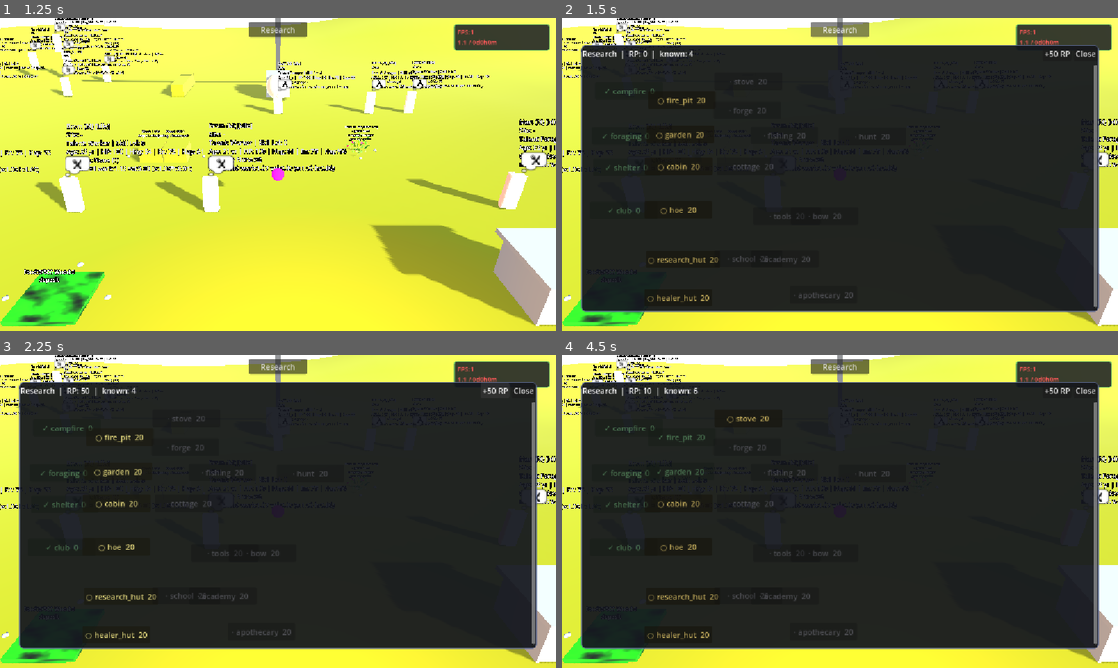
Above: before the commit, frames 1-4 (two rows, left to right).
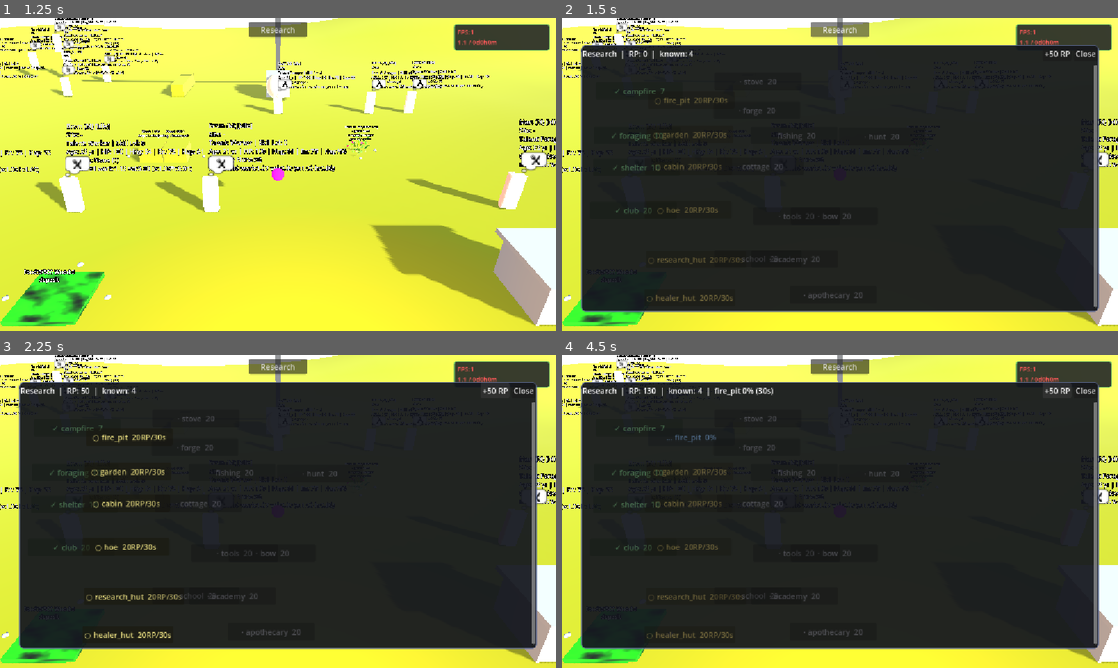
Above: after the commit, the same moments.

Repository: snowydad/Tribe
Game: Godot game, scene res://src/main/main.tscn
Two runs of this game, one before a commit and one after it. Both use one fixed random seed, a clock stepped at 60 frames per second and the inputs below. The project has no main scene, so this scene is started directly.
Inputs (mouse positions are in pixels of both pictures, inside the frame that each line leads up to):
- Up to frame 1 (1.25 s): tap Enter at 0.5 s; move the mouse to (400, 158) at 0.52 s; hold D from 0.53 s (still down); tap 0 at 0.6 s; click (400, 158) at 0.67 s
- Up to frame 2 (1.5 s): release D at 1.25 s; click "Research" at 1.25 s
- Up to frame 3 (2.25 s): click "+50 RP" at 2 s
- Up to frame 4 (4.5 s): click (684, 436) at 2.75 s, where only the run before the commit has a clickable "○ fire_pit 20"; click "○ garden 20" (after the commit: "+50 RP") at 3.5 s; click "○ cabin 20" (after the commit: "+50 RP") at 4.25 s

Frame 1 is identical in both runs. In frame 2, 1.5% of the frame differs, in the area x 7-61%, y 19-91%; in frame 3, 1.5%; in frame 4, 1.8%, in the area x 7-61%, y 10-91%.

Commit message:
Tech updated

Diff:
--- a/assets/data/tech_tree.json
+++ b/assets/data/tech_tree.json
@@ -1,181 +1,201 @@
 {
   "campfire": {
-	"category": "fire",
-	"research_cost": 0,
-	"pos_x": 70,
-	"pos_y": -274,
-	"prerequisites": []
+    "category": "fire",
+    "research_cost": 7,
+    "research_time": 21,
+    "pos_x": 74,
+    "pos_y": -274,
+    "prerequisites": []
   },
   "foraging": {
-	"category": "food",
-	"research_cost": 0,
-	"pos_x": 36,
-	"pos_y": 150,
-	"prerequisites": []
+    "category": "food",
+    "research_cost": 10,
+    "research_time": 30,
+    "pos_x": 56,
+    "pos_y": 147,
+    "prerequisites": []
   },
   "fire_pit": {
-	"category": "fire",
-	"research_cost": 20,
-	"pos_x": 564,
-	"pos_y": -185,
-	"prerequisites": [
-	  "campfire",
+    "category": "fire",
+    "research_cost": 20,
+    "research_time": 30,
+    "pos_x": 564,
+    "pos_y": -185,
+    "prerequisites": [
+      "campfire",
       "foraging"
-	]
+    ]
   },
   "garden": {
-	"category": "food",
-	"research_cost": 20,
-	"pos_x": 549,
-	"pos_y": 138,
-	"prerequisites": [
+    "category": "food",
+    "research_cost": 20,
+    "research_time": 30,
+    "pos_x": 549,
+    "pos_y": 138,
+    "prerequisites": [
       "foraging"
-	]
+    ]
   },
   "shelter": {
-	"category": "housing",
-	"research_cost": 0,
-	"pos_x": 44,
-	"pos_y": 445,
-	"prerequisites": []
+    "category": "housing",
+    "research_cost": 10,
+    "research_time": 30,
+    "pos_x": 44,
+    "pos_y": 445,
+    "prerequisites": []
   },
   "cabin": {
-	"category": "housing",
-	"research_cost": 20,
-	"pos_x": 536,
-	"pos_y": 438,
-	"prerequisites": [
+    "category": "housing",
+    "research_cost": 20,
+    "research_time": 30,
+    "pos_x": 536,
+    "pos_y": 438,
+    "prerequisites": [
       "shelter"
-	]
+    ]
   },
   "club": {
-	"category": "craft",
-	"research_cost": 0,
-	"pos_x": 19,
-	"pos_y": 851,
-	"prerequisites": []
+    "category": "craft",
+    "research_cost": 20,
+    "research_time": 30,
+    "pos_x": 19,
+    "pos_y": 851,
+    "prerequisites": []
   },
   "research_hut": {
-	"category": "knowledge",
-	"research_cost": 20,
-	"pos_x": 545,
-	"pos_y": 1312,
-	"prerequisites": [
+    "category": "knowledge",
+    "research_cost": 20,
+    "research_time": 30,
+    "pos_x": 545,
+    "pos_y": 1312,
+    "prerequisites": [
       "shelter"
-	]
+    ]
   },
   "healer_hut": {
-	"category": "medicine",
-	"research_cost": 20,
-	"pos_x": 532,
-	"pos_y": 1672,
-	"prerequisites": [
+    "category": "medicine",
+    "research_cost": 20,
+    "research_time": 30,
+    "pos_x": 532,
+    "pos_y": 1672,
+    "prerequisites": [
       "shelter"
-	]
+    ]
   },
   "hoe": {
-	"category": "craft",
-	"research_cost": 20,
-	"pos_x": 534,
-	"pos_y": 843,
-	"prerequisites": [
+    "category": "craft",
+    "research_cost": 20,
+    "research_time": 30,
+    "pos_x": 534,
+    "pos_y": 843,
+    "prerequisites": [
       "club"
-	]
+    ]
   },
   "stove": {
-	"category": "fire",
-	"research_cost": 20,
-	"pos_x": 1192,
-	"pos_y": -364,
-	"prerequisites": [
+    "category": "fire",
+    "research_cost": 20,
+    "research_time": 30,
+    "pos_x": 1192,
+    "pos_y": -364,
+    "prerequisites": [
       "fire_pit"
-	]
+    ]
   },
   "forge": {
-	"category": "fire",
-	"research_cost": 20,
-	"pos_x": 1181,
-	"pos_y": -92,
-	"prerequisites": [
-	  "fire_pit",
+    "category": "fire",
+    "research_cost": 20,
+    "research_time": 30,
+    "pos_x": 1181,
+    "pos_y": -92,
+    "prerequisites": [
+      "fire_pit",
       "cabin"
-	]
+    ]
   },
   "cottage": {
-	"category": "housing",
-	"research_cost": 20,
-	"pos_x": 1216,
-	"pos_y": 436,
-	"prerequisites": [
+    "category": "housing",
+    "research_cost": 20,
+    "research_time": 30,
+    "pos_x": 1216,
+    "pos_y": 436,
+    "prerequisites": [
       "cabin"
-	]
+    ]
   },
   "school": {
-	"category": "knowledge",
-	"research_cost": 20,
-	"pos_x": 1192,
-	"pos_y": 1305,
-	"prerequisites": [
-	  "cabin",
+    "category": "knowledge",
+    "research_cost": 20,
+    "research_time": 30,
+    "pos_x": 1192,
+    "pos_y": 1305,
+    "prerequisites": [
+      "cabin",
       "research_hut"
-	]
+    ]
   },
   "apothecary": {
-	"category": "medicine",
-	"research_cost": 20,
-	"pos_x": 1900,
-	"pos_y": 1644,
-	"prerequisites": [
-	  "academy",
+    "category": "medicine",
+    "research_cost": 20,
+    "research_time": 30,
+    "pos_x": 1900,
+    "pos_y": 1644,
+    "prerequisites": [
+      "academy",
       "healer_hut"
-	]
+    ]
   },
   "academy": {
-	"category": "knowledge",
-	"research_cost": 20,
-	"pos_x": 1537,
-	"pos_y": 1309,
-	"prerequisites": [
+    "category": "knowledge",
+    "research_cost": 20,
+    "research_time": 30,
+    "pos_x": 1537,
+    "pos_y": 1309,
+    "prerequisites": [
       "school"
-	]
+    ]
   },
   "fishing": {
-	"category": "craft",
-	"research_cost": 20,
-	"pos_x": 1533,
-	"pos_y": 145,
-	"prerequisites": [
-	  "garden",
+    "category": "craft",
+    "research_cost": 20,
+    "research_time": 30,
+    "pos_x": 1533,
+    "pos_y": 145,
+    "prerequisites": [
+      "garden",
       "hoe"
-	]
+    ]
   },
   "tools": {
-	"category": "craft",
-	"research_cost": 20,
-	"pos_x": 1557,
-	"pos_y": 903,
-	"prerequisites": [
-	  "forge",
+    "category": "craft",
+    "research_cost": 20,
+    "research_time": 30,
+    "pos_x": 1557,
+    "pos_y": 903,
+    "prerequisites": [
+      "forge",
       "hoe"
-	]
+    ]
   },
   "bow": {
-	"category": "craft",
-	"research_cost": 20,
-	"pos_x": 1911,
-	"pos_y": 902,
-	"prerequisites": [
+    "category": "craft",
+    "research_cost": 20,
+    "research_time": 30,
+    "pos_x": 1911,
+    "pos_y": 902,
+    "prerequisites": [
       "tools"
-	]
+    ]
   },
   "hunt": {
-	"category": "food",
-	"research_cost": 20,
-	"pos_x": 2360,
-	"pos_y": 155,
-	"prerequisites": [
-	  "fishing",
+    "category": "food",
+    "research_cost": 20,
+    "research_time": 30,
+    "pos_x": 2360,
+    "pos_y": 155,
+    "prerequisites": [
+      "fishing",
       "bow"
-	]
+    ]
   }
 }
--- a/src/autoload/TechTree.gd
+++ b/src/autoload/TechTree.gd
@@ -1,30 +1,47 @@
 # ==============================================================================
-# TechTree.gd — runtime tech tree from assets/data/tech_tree.json
-# RP = Research Points (все персы вкладывают; пока 1 RP за полезную работу)
-# known = techs with empty prerequisites at start
-# ОБНОВЛЕНО: 2026-10-24 — KP → RP
+# TechTree.gd — runtime tech tree (assets/data/tech_tree.json)
+# RP + timed research: click starts → timer → known
+# research_time (sec) in JSON; fallback = research_cost
+# ОБНОВЛЕНО: 2026-10-25 — start_research + tick
 # ==============================================================================
 extends Node
 
 const DATA_PATH: String = "res://assets/data/tech_tree.json"
 
-## id -> { category, research_cost, pos_x, pos_y, prerequisites: Array }
+signal research_started(id: String)
+signal research_finished(id: String)
+signal research_progress(id: String, progress: float, duration: float)
+
+## id -> { category, research_cost, research_time, pos_x, pos_y, prerequisites }
 var _defs: Dictionary = {}
-
-## открытые технологии (id -> true)
 var _known: Dictionary = {}
 
-## Research Points (RP) — валюта research_cost
+## Research Points
 var research_points: float = 0.0
+
+## текущее исследование (одно)
+var researching_id: String = ""
+var research_elapsed: float = 0.0
+var research_duration: float = 0.0
 
 
 func _ready() -> void:
 	reload()
+
+
+func _process(delta: float) -> void:
+	if researching_id.is_empty():
+		return
+	research_elapsed += delta
+	research_progress.emit(researching_id, research_elapsed, research_duration)
+	if research_elapsed >= research_duration:
+		_complete_research()
 
 
 func reload() -> void:
 	_defs.clear()
 	_known.clear()
+	_cancel_research_state()
 	if not FileAccess.file_exists(DATA_PATH):
 		push_error("[TechTree] missing: %s" % DATA_PATH)
 		return
@@ -47,15 +64,21 @@
 		if pr is Array:
 			for p in pr:
 				prereq.append(str(p))
+		var cost: float = float(d.get("research_cost", 0))
+		# время: явное research_time, иначе research_cost как секунды
+		var rtime: float = float(d.get("research_time", cost))
+		if rtime <= 0.0:
+			rtime = maxf(cost, 1.0)
 		_defs[str(id)] = {
 			"category": str(d.get("category", "")),
-			"research_cost": float(d.get("research_cost", 0)),
+			"research_cost": cost,
+			"research_time": rtime,
 			"pos_x": float(d.get("pos_x", 0)),
 			"pos_y": float(d.get("pos_y", 0)),
 			"prerequisites": prereq,
 		}
 	_init_roots_known()
-	print("[TechTree] loaded %d techs, known roots: %s" % [_defs.size(), str(get_known_ids())])
+	print("[TechTree] loaded %d techs, known: %s" % [_defs.size(), str(get_known_ids())])
 
 
 func _init_roots_known() -> void:
@@ -65,6 +88,12 @@
 			_known[id] = true
 
 
+func _cancel_research_state() -> void:
+	researching_id = ""
+	research_elapsed = 0.0
+	research_duration = 0.0
+
+
 func has_def(id: String) -> bool:
 	return _defs.has(id)
 
@@ -94,10 +123,35 @@
 	return bool(_known.get(id, false))
 
 
+func is_researching(id: String = "") -> bool:
+	if id.is_empty():
+		return not researching_id.is_empty()
+	return researching_id == id
+
+
+func get_researching_id() -> String:
+	return researching_id
+
+
+## 0..1
+func get_research_progress01() -> float:
+	if researching_id.is_empty() or research_duration <= 0.0:
+		return 0.0
+	return clampf(research_elapsed / research_duration, 0.0, 1.0)
+
+
+func get_research_remaining() -> float:
+	if researching_id.is_empty():
+		return 0.0
+	return maxf(research_duration - research_elapsed, 0.0)
+
+
 func can_research(id: String) -> bool:
 	if not _defs.has(id):
 		return false
 	if is_known(id):
+		return false
+	if is_researching():  # занято другим
 		return false
 	var prereq: Array = _defs[id].get("prerequisites", [])
 	for p in prereq:
@@ -112,35 +166,68 @@
 	return research_points >= float(_defs[id].get("research_cost", 0))
 
 
-func can_unlock(id: String) -> bool:
+## prereq + RP + не идёт другое исследование
+func can_start(id: String) -> bool:
 	return can_research(id) and can_afford(id)
 
 
+## Запуск по клику: списать RP, тикать research_time сек
+func start_research(id: String) -> bool:
+	if not can_start(id):
+		return false
+	var cost: float = float(_defs[id].get("research_cost", 0))
+	research_points -= cost
+	researching_id = id
+	research_elapsed = 0.0
+	research_duration = float(_defs[id].get("research_time", maxf(cost, 1.0)))
+	print("[TechTree] start %s  time=%.1fs  RP left=%.0f" % [id, research_duration, research_points])
+	research_started.emit(id)
+	return true
+
+
+func _complete_research() -> void:
+	var id: String = researching_id
+	if id.is_empty():
+		return
+	_known[id] = true
+	print("[TechTree] finished: %s" % id)
+	_cancel_research_state()
+	research_finished.emit(id)
+
+
+## Мгновенно (чит / legacy). spend_cost — списать RP
 func research(id: String, spend_cost: bool = true) -> bool:
 	if is_known(id):
 		return false
-	if not can_research(id):
-		return false
+	if not _defs.has(id):
+		return false
+	# prereq
+	for p in _defs[id].get("prerequisites", []):
+		if not is_known(str(p)):
+			return false
 	if spend_cost:
 		if not can_afford(id):
 			return false
 		research_points -= float(_defs[id].get("research_cost", 0))
+	if researching_id == id:
+		_cancel_research_state()
 	_known[id] = true
-	print("[TechTree] researched: %s (RP=%.0f)" % [id, research_points])
+	print("[TechTree] instant: %s (RP=%.0f)" % [id, research_points])
+	research_finished.emit(id)
 	return true
 
 
 func force_know(id: String) -> void:
 	if _defs.has(id):
 		_known[id] = true
-
-
-## +RP (полезный труд, dev-кнопка, later per-talent)
+		if researching_id == id:
+			_cancel_research_state()
+
+
 func add_research_points(amount: float) -> void:
 	research_points += amount
 
 
-## 1 RP за завершённый полезный цикл работы
 func award_work_rp(amount: float = 1.0) -> void:
 	add_research_points(amount)
 
@@ -148,7 +235,15 @@
 func get_available_ids() -> PackedStringArray:
 	var out := PackedStringArray()
 	for id in _defs.keys():
-		if can_research(str(id)):
+		# available = prereq ok, not known (может не can_research если уже researching other)
+		if is_known(str(id)):
+			continue
+		var ok := true
+		for p in _defs[id].get("prerequisites", []):
+			if not is_known(str(p)):
+				ok = false
+				break
+		if ok:
 			out.append(str(id))
 	return out
 
--- a/src/ui/TechTreePanel.gd
+++ b/src/ui/TechTreePanel.gd
@@ -1,45 +1,47 @@
 # ==============================================================================
-# TechTreePanel.gd — простая панель tech (текст + cost), позиции из JSON
-# Toggle кнопкой Research (main).
-# ОБНОВЛЕНО: 2026-10-24
+# TechTreePanel.gd — tech UI: start research (RP+prereq) → timer → known
+# ОБНОВЛЕНО: 2026-10-25 — timed research
 # ==============================================================================
 extends PanelContainer
 
 const MARGIN := 16.0
-const NODE_W := 140.0
+const NODE_W := 180.0
 const NODE_H := 36.0
 
-var _canvas: Control
 var _header: Label
 var _scroll: ScrollContainer
 var _map: Control
-var _labels: Dictionary = {}  # id -> Label
+var _labels: Dictionary = {}
 
 var _refresh_timer: float = 0.0
 var _full_refresh_timer: float = 0.0
+var _was_researching: bool = false
 const HEADER_REFRESH_SEC := 0.25
-const FULL_REFRESH_SEC := 1.0
-
-
-func _process(delta: float) -> void:
+
+
+func _process(_delta: float) -> void:
 	if not visible:
-		return
-	# только RP в шапке — полная пересборка кнопок жрёт FPS
-	_refresh_timer += delta
-	if _refresh_timer >= HEADER_REFRESH_SEC:
-		_refresh_timer = 0.0
-		_refresh_header()
-
-
-func _refresh_header() -> void:
-	if _header == null or TechTree == null:
-		return
-	_header.text = "Research  |  RP: %.0f  |  known: %d" % [
-		TechTree.research_points,
-		TechTree.get_known_ids().size()
-	]
-
-
+		_was_researching = false
+		return
+	_refresh_timer += _delta
+	if _refresh_timer < HEADER_REFRESH_SEC:
+		return
+	_refresh_timer = 0.0
+	_refresh_header()
+	if TechTree == null:
+		return
+	var now_r: bool = TechTree.is_researching()
+	# research закончился при открытой панели → кнопки залипали на ~95%
+	if _was_researching and not now_r:
+		_was_researching = false
+		_refresh()
+		return
+	_was_researching = now_r
+	if now_r:
+		_full_refresh_timer += HEADER_REFRESH_SEC
+		if _full_refresh_timer >= 0.5:
+			_full_refresh_timer = 0.0
+			_refresh()
 
 
 func _ready() -> void:
@@ -51,7 +53,15 @@
 	offset_right = -40
 	offset_bottom = -40
 	_build()
+	if TechTree and TechTree.research_finished.is_connected(_on_research_finished) == false:
+		TechTree.research_finished.connect(_on_research_finished)
 	_refresh()
+
+
+func _on_research_finished(_id: String) -> void:
+	if visible:
+		_was_researching = false
+		_refresh()
 
 
 func toggle() -> void:
@@ -70,7 +80,6 @@
 
 
 func _build() -> void:
-	# style
 	var sb := StyleBoxFlat.new()
 	sb.bg_color = Color(0.08, 0.09, 0.12, 0.94)
 	sb.border_color = Color(0.35, 0.4, 0.55, 1)
@@ -118,16 +127,28 @@
 	_scroll.add_child(_map)
 
 
+func _refresh_header() -> void:
+	if _header == null or TechTree == null:
+		return
+	var extra := ""
+	if TechTree.is_researching():
+		var rid: String = TechTree.get_researching_id()
+		var left: float = TechTree.get_research_remaining()
+		var p01: float = TechTree.get_research_progress01()
+		extra = "  |  %s %.0f%% (%.0fs)" % [rid, p01 * 100.0, left]
+	_header.text = "Research  |  RP: %.0f  |  known: %d%s" % [
+		TechTree.research_points,
+		TechTree.get_known_ids().size(),
+		extra,
+	]
+
+
 func _refresh() -> void:
 	if TechTree == null:
 		if _header:
 			_header.text = "TechTree missing"
 		return
-	_header.text = "Research  |  RP: %.0f  |  known: %d" % [
-		TechTree.research_points,
-		TechTree.get_known_ids().size()
-	]
-	# clear old labels
+	_refresh_header()
 	for c in _map.get_children():
 		c.queue_free()
 	_labels.clear()
@@ -151,63 +172,79 @@
 
 	var span_x: float = maxf(max_x - min_x, 1.0)
 	var span_y: float = maxf(max_y - min_y, 1.0)
-	# map size: ~ scale so spacing readable left→right
 	var scale := 0.22
-	var map_w: float = span_x * scale + NODE_W + MARGIN * 2
-	var map_h: float = span_y * scale + NODE_H + MARGIN * 2
-	_map.custom_minimum_size = Vector2(map_w, map_h)
+	_map.custom_minimum_size = Vector2(span_x * scale + NODE_W + MARGIN * 2, span_y * scale + NODE_H + MARGIN * 2)
 
 	for id in ids:
 		var d: Dictionary = TechTree.get_def(id)
 		var x: float = float(d.get("pos_x", 0))
 		var y: float = float(d.get("pos_y", 0))
 		var cost: float = float(d.get("research_cost", 0))
+		var rtime: float = float(d.get("research_time", cost))
 		var known: bool = TechTree.is_known(id)
-		var avail: bool = TechTree.can_research(id)
+		var busy: bool = TechTree.is_researching(id)
+		var prereq_ok: bool = _prereq_ok(id)
 		var afford: bool = TechTree.can_afford(id)
+		var can_start: bool = TechTree.can_start(id)
 
 		var btn := Button.new()
 		btn.custom_minimum_size = Vector2(NODE_W, NODE_H)
-		btn.position = Vector2(
-			MARGIN + (x - min_x) * scale,
-			MARGIN + (y - min_y) * scale
-		)
-		var mark := ""
+		btn.position = Vector2(MARGIN + (x - min_x) * scale, MARGIN + (y - min_y) * scale)
+
 		if known:
-			mark = "✓ "
 			btn.disabled = true
 			btn.modulate = Color(0.55, 0.9, 0.6)
-		elif avail:
-			mark = "○ "
-			btn.disabled = false
-			btn.modulate = Color(1.0, 0.95, 0.55) if afford else Color(0.85, 0.75, 0.4)
+			btn.text = "✓ %s  %d" % [id, int(cost)]
+		elif busy:
+			var p01: float = TechTree.get_research_progress01()
+			btn.disabled = true
+			btn.modulate = Color(0.55, 0.75, 1.0)
+			btn.text = "… %s  %d%%" % [id, int(p01 * 100.0)]
+		elif prereq_ok:
+			btn.disabled = not can_start
+			btn.modulate = Color(1.0, 0.95, 0.55) if can_start else Color(0.85, 0.75, 0.4)
+			btn.text = "○ %s  %dRP/%.0fs" % [id, int(cost), rtime]
 		else:
-			mark = "· "
 			btn.disabled = true
 			btn.modulate = Color(0.55, 0.55, 0.6)
-
-		btn.text = "%s%s  %d" % [mark, id, int(cost)]
-		btn.tooltip_text = _tooltip(id, d, known, avail, afford)
+			btn.text = "· %s  %d" % [id, int(cost)]
+
+		btn.tooltip_text = _tooltip(id, d, known, prereq_ok, afford, busy, can_start, rtime)
 		var tech_id: String = id
 		btn.pressed.connect(func (): _on_tech_pressed(tech_id))
 		_map.add_child(btn)
 		_labels[id] = btn
 
 
-func _tooltip(id: String, d: Dictionary, known: bool, avail: bool, afford: bool) -> String:
+func _prereq_ok(id: String) -> bool:
+	if TechTree == null or TechTree.is_known(id):
+		return false
+	var d: Dictionary = TechTree.get_def(id)
+	for p in d.get("prerequisites", []):
+		if not TechTree.is_known(str(p)):
+			return false
+	return true
+
+
+func _tooltip(id: String, d: Dictionary, known: bool, prereq_ok: bool, afford: bool, busy: bool, can_start: bool, rtime: float) -> String:
 	var pr: Array = d.get("prerequisites", [])
 	var lines: PackedStringArray = PackedStringArray([
 		id,
 		"category: %s" % str(d.get("category", "")),
 		"cost: %d RP" % int(d.get("research_cost", 0)),
+		"time: %.0f s" % rtime,
 		"prereq: %s" % (", ".join(pr) if pr.size() else "—"),
 	])
 	if known:
 		lines.append("status: known")
-	elif avail and afford:
-		lines.append("status: can research (click)")
-	elif avail:
+	elif busy:
+		lines.append("status: researching…")
+	elif can_start:
+		lines.append("status: click to start")
+	elif prereq_ok and not afford:
 		lines.append("status: need more RP")
+	elif TechTree and TechTree.is_researching():
+		lines.append("status: wait — other research")
 	else:
 		lines.append("status: locked")
 	return "\n".join(lines)
@@ -216,13 +253,11 @@
 func _on_tech_pressed(id: String) -> void:
 	if TechTree == null:
 		return
-	if TechTree.is_known(id):
-		return
-	if not TechTree.can_research(id):
-		return
-	if not TechTree.can_afford(id):
-		print("[TechTreePanel] need RP for ", id, " have=", TechTree.research_points)
-		_refresh()
-		return
-	TechTree.research(id, true)
+	if TechTree.is_known(id) or TechTree.is_researching():
+		return
+	if not TechTree.can_start(id):
+		print("[TechTreePanel] cannot start ", id, " RP=", TechTree.research_points)
+		_refresh()
+		return
+	TechTree.start_research(id)
 	_refresh()
Not shown, added: tech_tree_editor/tech_tree_editor-v8.html
